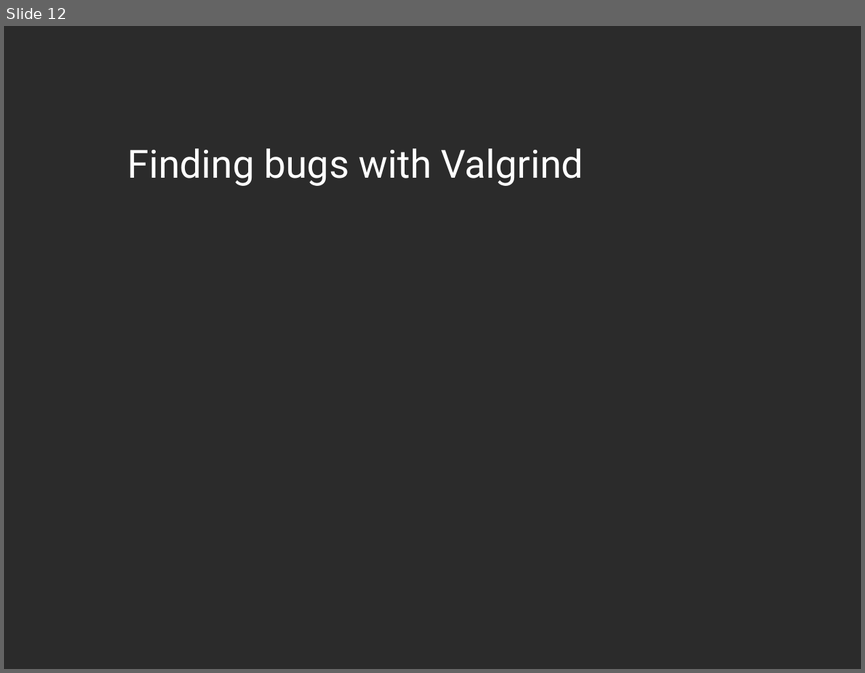
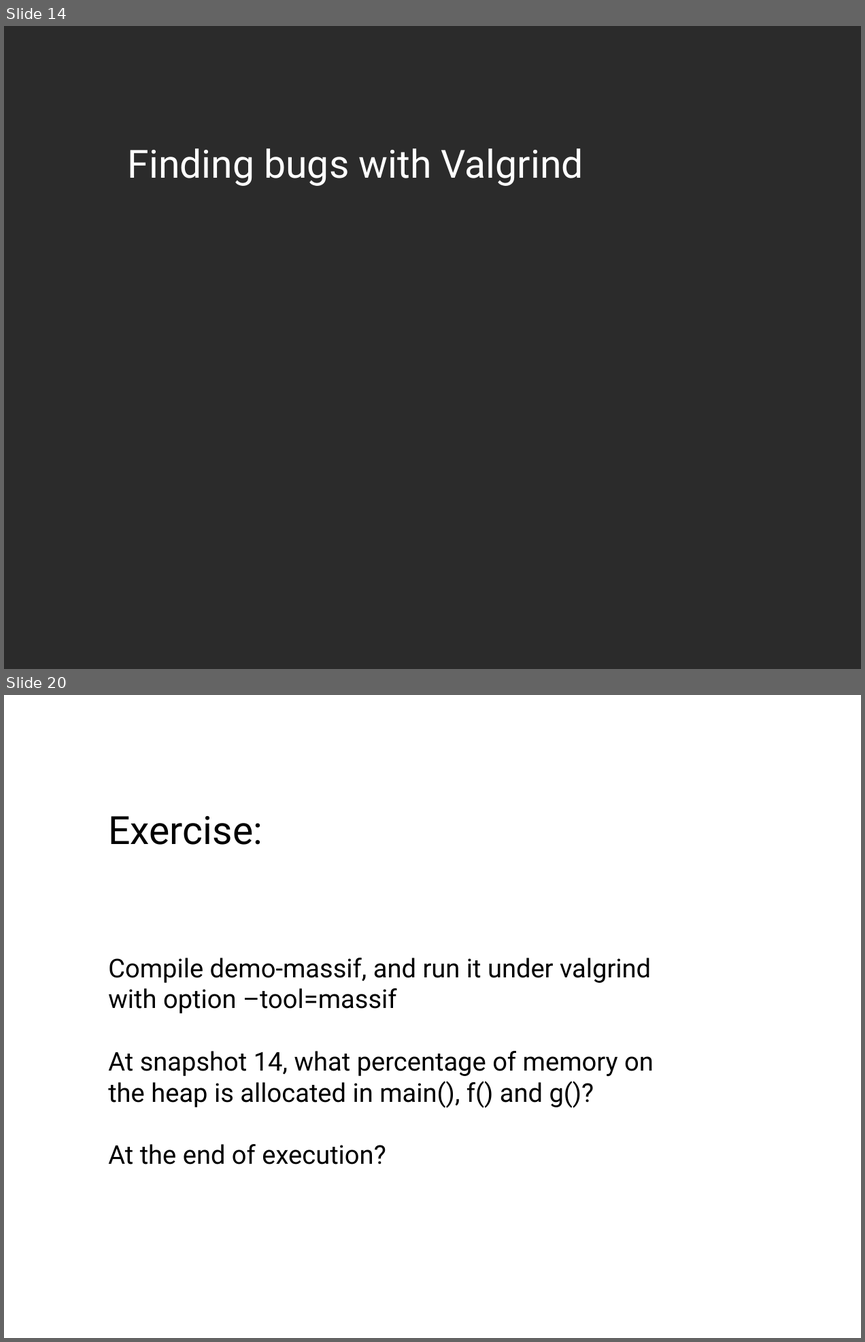
Before and after one commit to dneary/linux-devel-tools-tutorial, a slide deck: Linux Devtools.odp. Shown one above the other, each under a label of ours: slide 12 before the commit, slides 14 and 20 after it; the slides between them are not shown. The pictures are 865x673 and 865x1342 pixels, drawn with LibreOffice and Linux fonts; fonts in the diff are those of the drawing; background and template pictures are left out; a plain dark background stands for a picture behind light text. Boxes give left, top, right and bottom in pixels: in the first picture for what was removed or moved away, otherwise in the second. Text is boxed around its words. In the diff, an @@ line names an element or a change of style, - is before the commit and + after.

Commit message:
Add kcachegrind test, and a profiling exercise

```diff
--- a/Linux Devtools.odp
+++ b/Linux Devtools.odp
@@ slide 20 added at (x1=4, y1=695, x2=861, y2=1338), background #FFFFFF @@
@@ text added at (x1=108, y1=816, x2=262, y2=845), 36 pt, text #000000 @@
+Exercise:
@@ text added at (x1=108, y1=957, x2=653, y2=1164), 24 pt, text #000000 @@
+Compile demo-massif, and run it under valgrind
+with option –tool=massif
+At snapshot 14, what percentage of memory on
+the heap is allocated in main(), f() and g()?
+At the end of execution?
@@ what was slide 12 is now slide 14 @@
```
Also in this commit, not shown: 2 slides changed, 10 other slides added, 1 slide removed, 2 other files.
